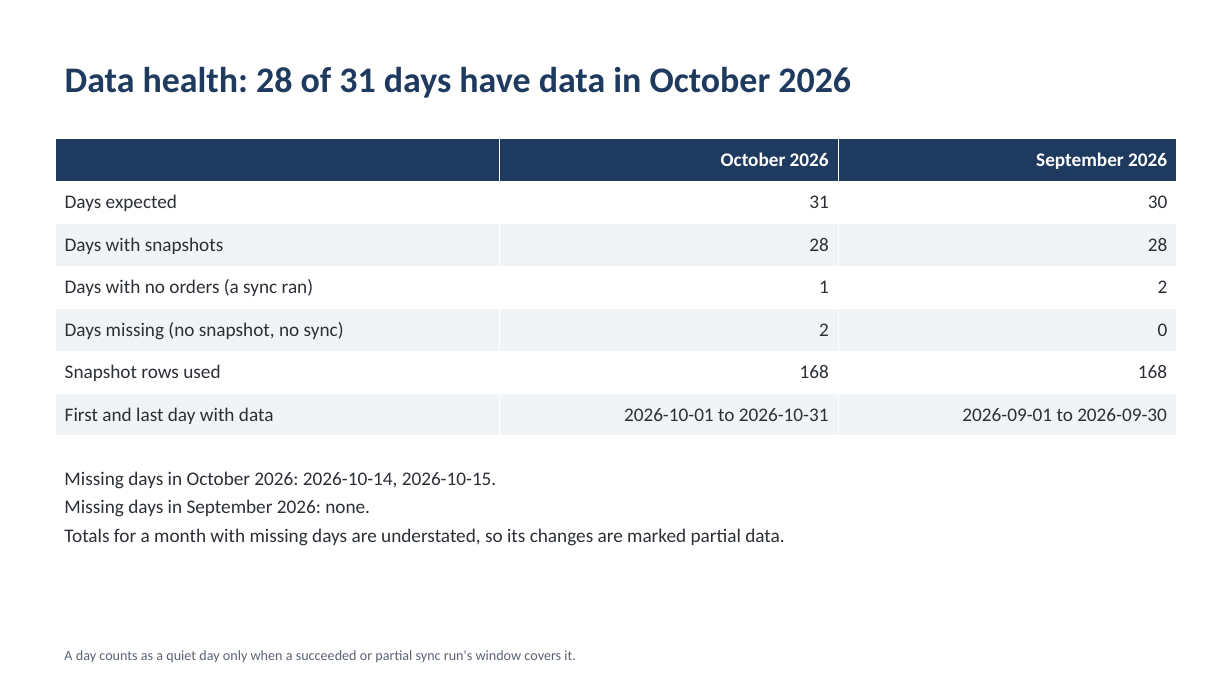
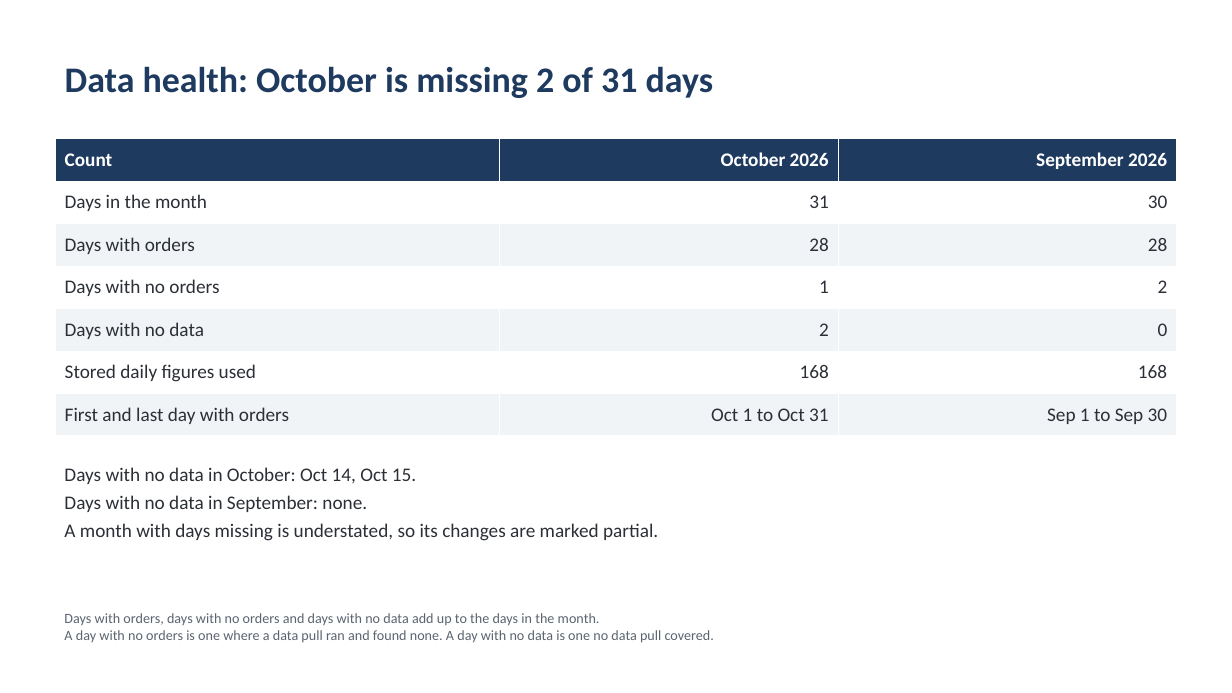
Before and after one commit to Exalt24/api-analytics-hub, a slide deck: slide 7 of docs/monthly-report-sample/report_2026-10.pptx. Drawn at 1232x693 pixels with LibreOffice and Linux fonts; fonts in the diff are those of the drawing. Boxes give left, top, right and bottom in pixels: in the first picture for what was removed or moved away, otherwise in the second. Text is boxed around its words. In the diff, an @@ line names an element or a change of style, - is before the commit and + after.

```diff
--- a/docs/monthly-report-sample/report_2026-10.pptx
+++ b/docs/monthly-report-sample/report_2026-10.pptx
@@ title at (x1=65, y1=66, x2=713, y2=98): text changed @@
-Data health: 28 of 31 days have data in October 2026
+Data health: October is missing 2 of 31 days
@@ table at (x1=55, y1=139, x2=1177, y2=436) @@
-row 1, column 1: 
+row 1, column 1: Count
-row 2, column 1: Days expected
+row 2, column 1: Days in the month
-row 3, column 1: Days with snapshots
+row 3, column 1: Days with orders
-row 4, column 1: Days with no orders (a sync ran)
+row 4, column 1: Days with no orders
-row 5, column 1: Days missing (no snapshot, no sync)
+row 5, column 1: Days with no data
-row 6, column 1: Snapshot rows used
+row 6, column 1: Stored daily figures used
-row 7: First and last day with data | 2026-10-01 to 2026-10-31 | 2026-09-01 to 2026-09-30
+row 7: First and last day with orders | Oct 1 to Oct 31 | Sep 1 to Sep 30
@@ text at (x1=64, y1=467, x2=658, y2=541): text changed @@
-Missing days in October 2026: 2026-10-14, 2026-10-15.
-Missing days in September 2026: none.
-Totals for a month with missing days are understated, so its changes are marked partial data.
+Days with no data in October: Oct 14, Oct 15.
+Days with no data in September: none.
+A month with days missing is understated, so its changes are marked partial.
@@ text at (x1=64, y1=613, x2=714, y2=643): text changed @@
-A day counts as a quiet day only when a succeeded or partial sync run's window covers it.
+Days with orders, days with no orders and days with no data add up to the days in the month.
+A day with no orders is one where a data pull ran and found none. A day with no data is one no data pull covered.
```
Also in this commit, not shown: 6 other slides changed, 13 other files.
